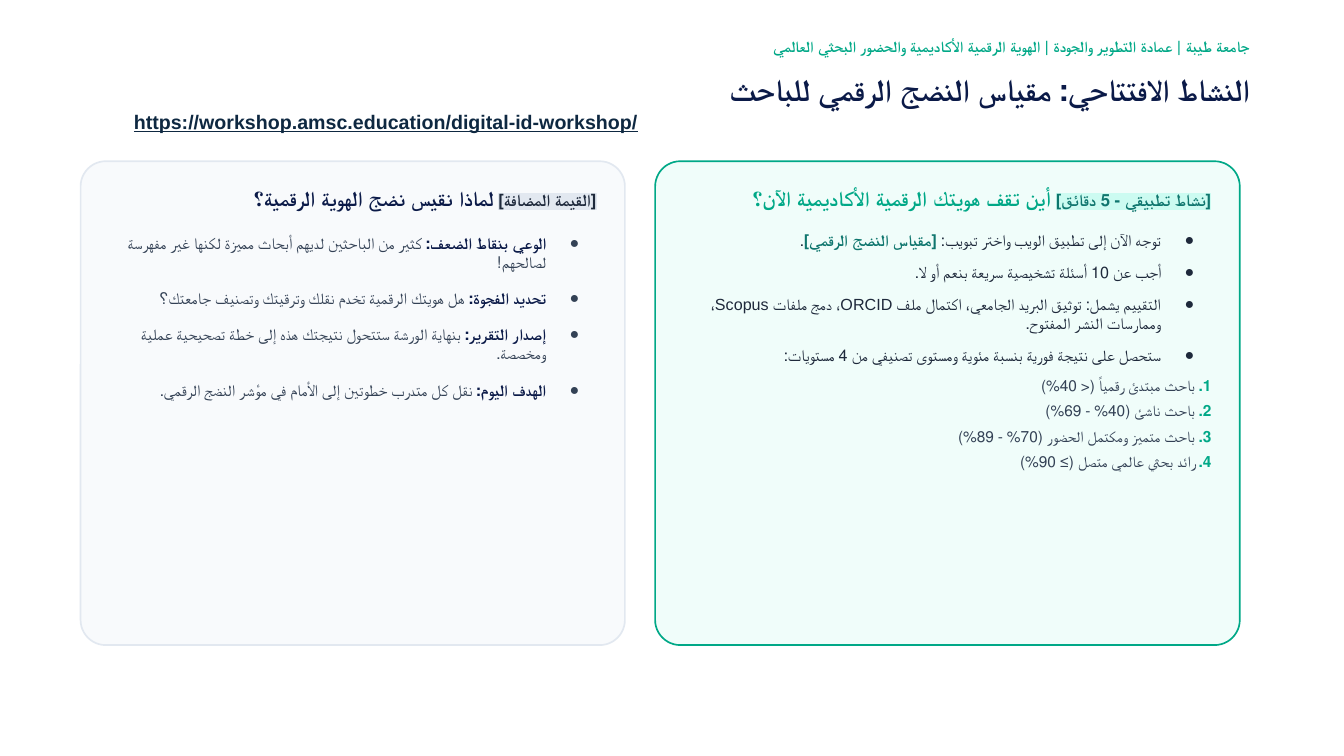
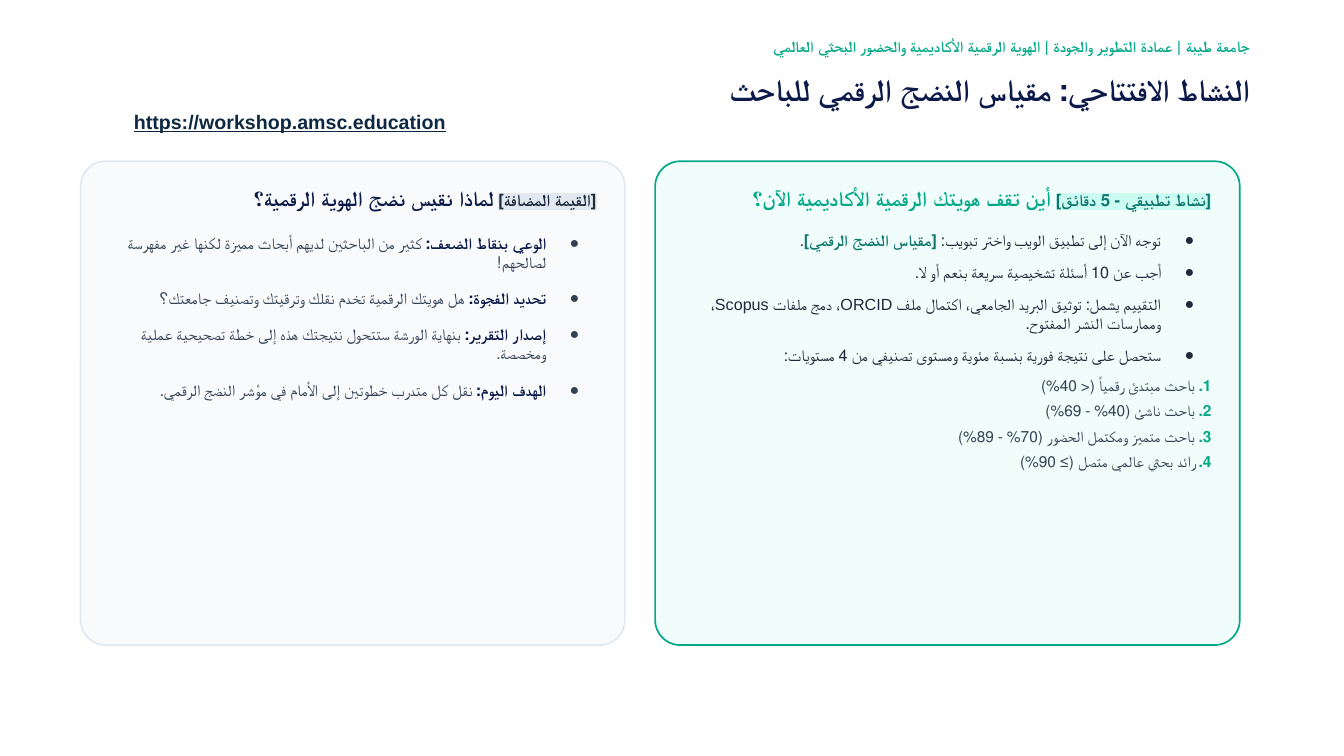
Before and after one commit to ezzatoa/digital-id-workshop, a slide deck: slide 4 of الهوية_الرقمية_الأكاديمية_والحضور_البحثي_العالمي - جاهزة للعرض.pptx. Drawn at 1344x756 pixels with LibreOffice and Linux fonts; fonts in the diff are those of the drawing; background and template pictures are left out. Boxes give left, top, right and bottom in pixels: in the first picture for what was removed or moved away, otherwise in the second. Text is boxed around its words. In the diff, an @@ line names an element or a change of style, - is before the commit and + after.

```diff
--- a/الهوية_الرقمية_الأكاديمية_والحضور_البحثي_العالمي - جاهزة للعرض.pptx
+++ b/الهوية_الرقمية_الأكاديمية_والحضور_البحثي_العالمي - جاهزة للعرض.pptx
@@ text at [134,114,446,133]: text changed @@
-https://workshop.amsc.education/digital-id-workshop/
+https://workshop.amsc.education
```
Also in this commit, not shown: 7 other files.
